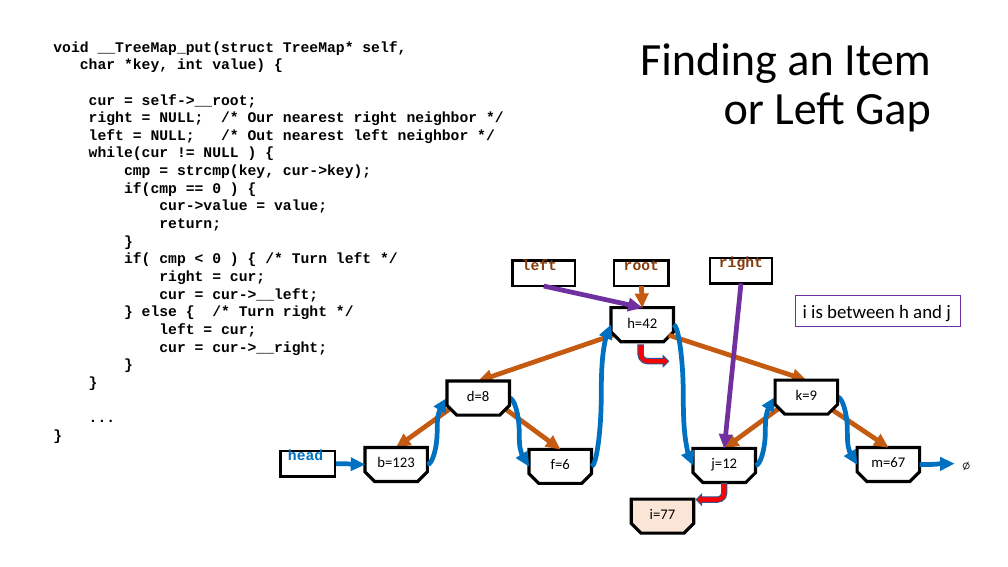
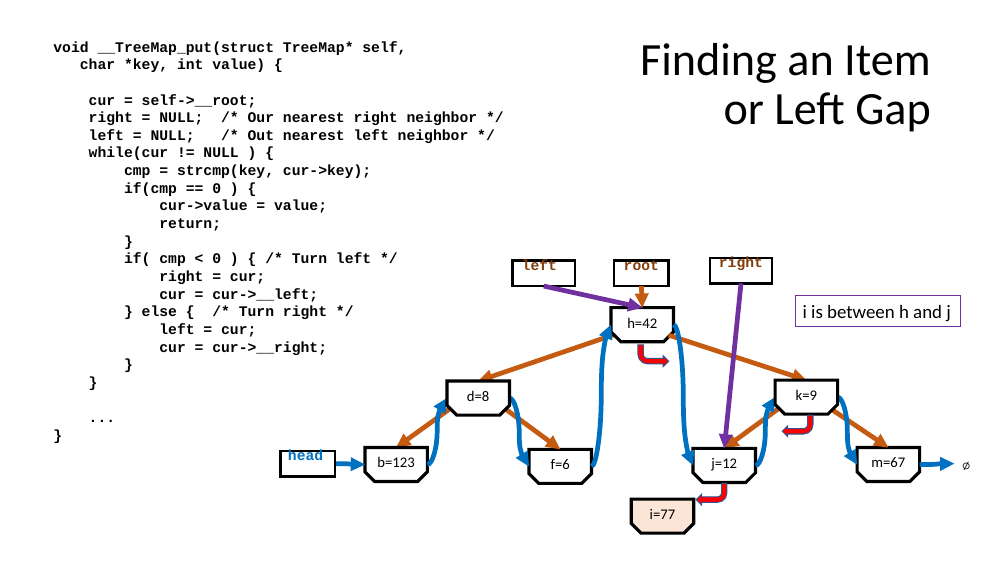
Before and after one commit to csev/cc4e, a slide deck: slide 48 of lectures/CC-05-Trees-Hash.pptx. Drawn at 1008x567 pixels with LibreOffice and Linux fonts; fonts in the diff are those of the drawing. Boxes give left, top, right and bottom in pixels: in the first picture for what was removed or moved away, otherwise in the second. Text is boxed around its words. In the diff, an @@ line names an element or a change of style, - is before the commit and + after.

```diff
--- a/lectures/CC-05-Trees-Hash.pptx
+++ b/lectures/CC-05-Trees-Hash.pptx
@@ bent arrow added at (x1=783, y1=415, x2=814, y2=437), fill #FF0000, outline #325491 1 pt @@
```
Also in this commit, not shown: 1 other file.
